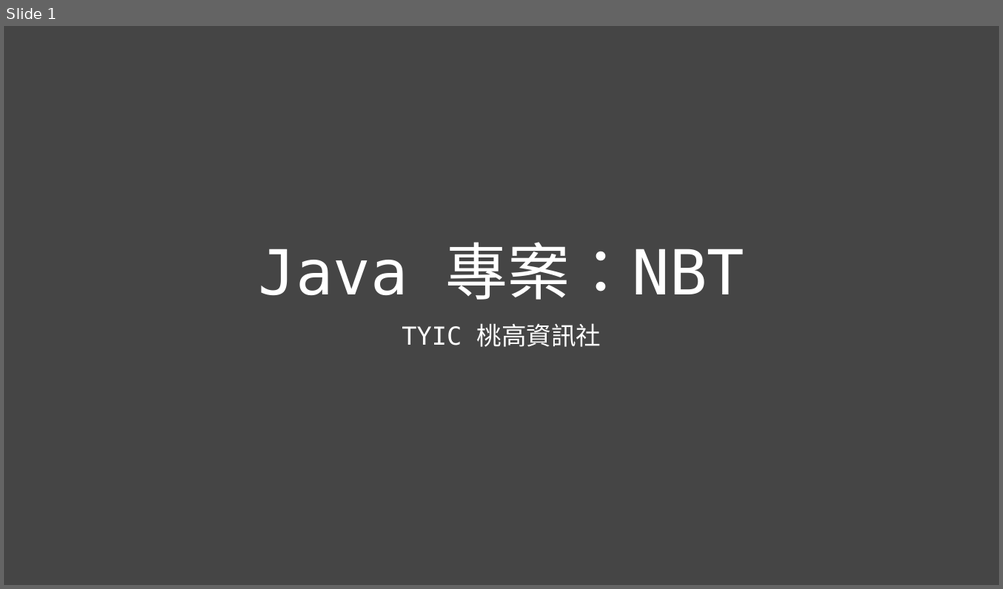
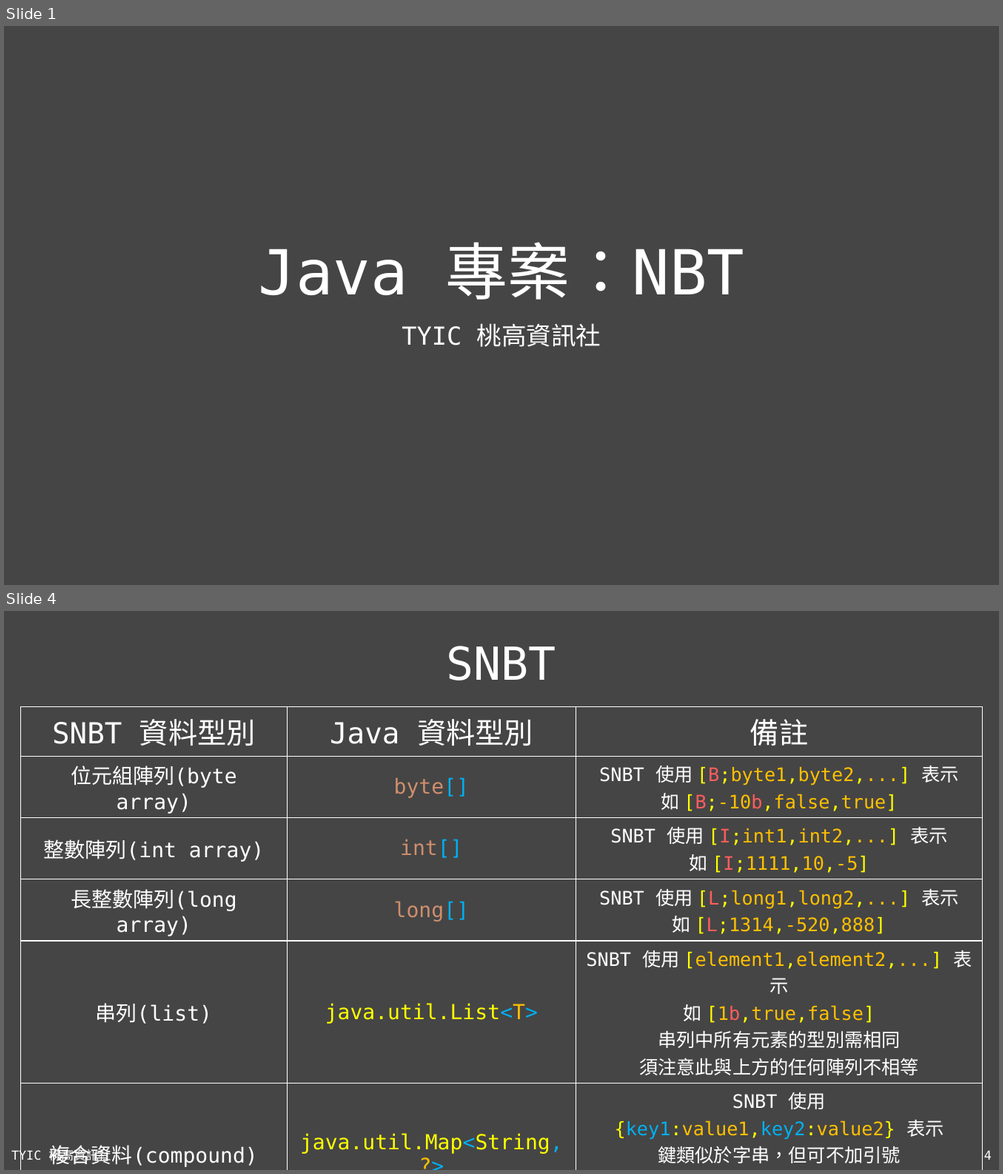
Before and after one commit to TYSHIC/slides, a slide deck: ppt/54_Java 專案：NBT.pptx. Shown one above the other, each under a label of ours: slide 1 before the commit, slides 1 and 4 after it; the slides between them are not shown. The pictures are 1003x589 and 1003x1174 pixels, drawn with LibreOffice and Linux fonts; fonts in the diff are those of the drawing. Boxes give left, top, right and bottom in pixels: in the first picture for what was removed or moved away, otherwise in the second. Text is boxed around its words. In the diff, an @@ line names an element or a change of style, - is before the commit and + after.

```diff
--- a/ppt/54_Java 專案：NBT.pptx
+++ b/ppt/54_Java 專案：NBT.pptx
@@ slide 4 added at (4,611,999,1170), background #454545 @@
@@ title added at (447,646,556,681), 44 pt, text #FFFFFF @@
+SNBT
@@ table added at (20,706,983,1170), 6 rows, 3 columns @@
+SNBT 資料型別 | Java 資料型別 | 備註
+位元組陣列(byte array) | byte[] | SNBT 使用 [B;byte1,byte2,...] 表示 / 如 [B;-10b,false,true]
+整數陣列(int array) | int[] | SNBT 使用 [I;int1,int2,...] 表示 / 如 [I;1111,10,-5]
+長整數陣列(long array) | long[] | SNBT 使用 [L;long1,long2,...] 表示 / 如 [L;1314,-520,888]
+串列(list) | java.util.List<T> | SNBT 使用 [element1,element2,...] 表示 / 如 [1b,true,false] / 串列中所有元素的型別需相同 / 須注意此與上方的任何陣列不相等
+複合資料(compound) | java.util.Map<String,?> | SNBT 使用 / {key1:value1,key2:value2} 表示 / 鍵類似於字串，但可不加引號 / 值可以為任意型別 / 如 {School:'TYSH',"Since":1941S}
@@ text added at (11,1147,111,1164), 12 pt, text #FFFFFF @@
+TYIC 桃高資訊社
@@ page number added at (984,1150,991,1160), 12 pt, text #FFFFFF @@
+4
```
Also in this commit, not shown: 1 slide changed, 4 other slides added, 1 slide removed, 8 other files.
